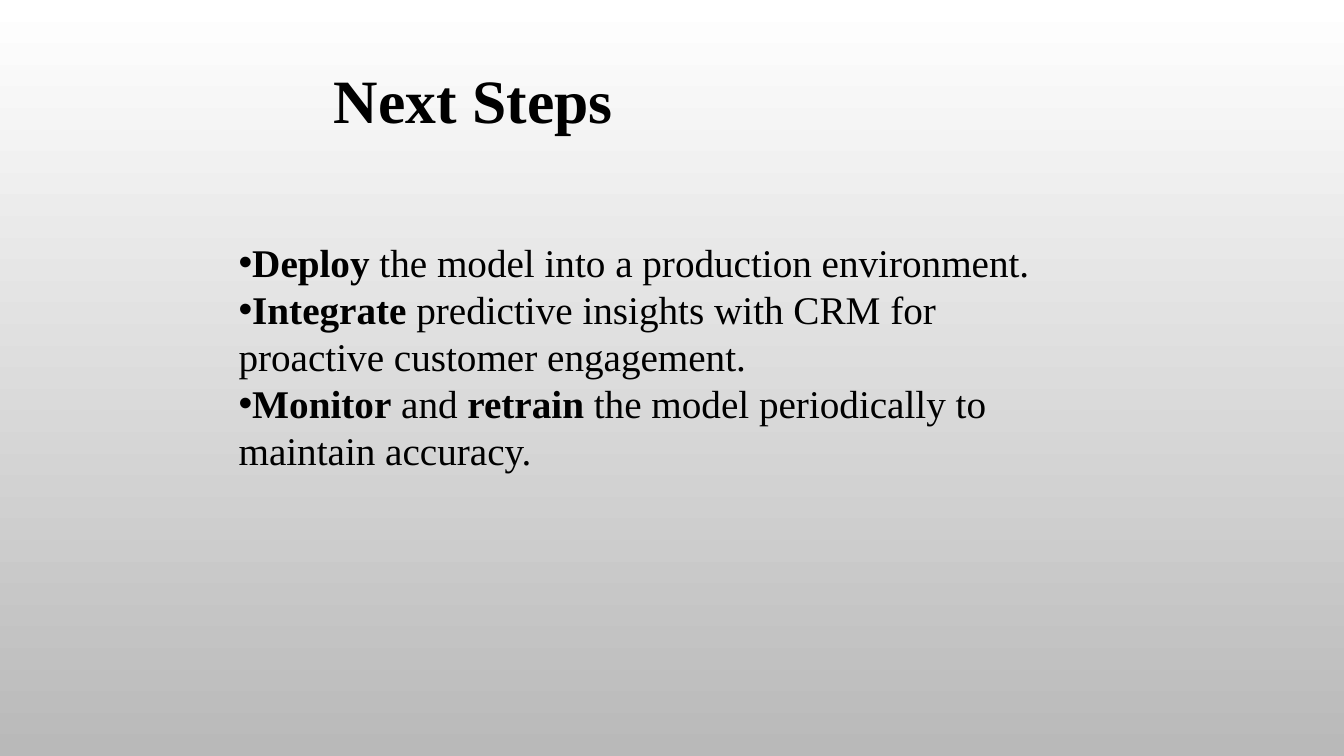
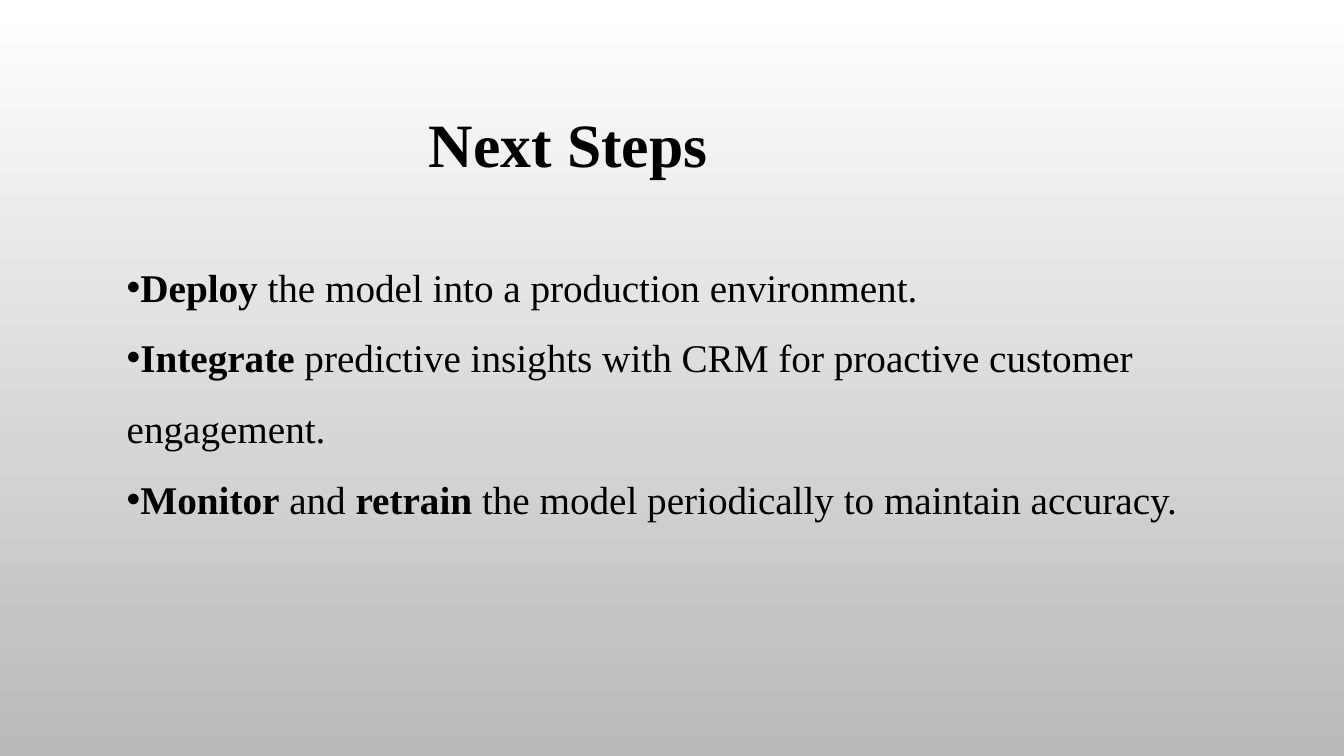
Before and after one commit to Maiya-Abdullahi/SyriaTel-Customer-Churn-Prediction, a slide deck: slide 12 of PowerPoint.pptx. Drawn at 1344x756 pixels with LibreOffice and Linux fonts; fonts in the diff are those of the drawing; background and template pictures are left out. Boxes give left, top, right and bottom in pixels: in the first picture for what was removed or moved away, otherwise in the second. Text is boxed around its words. In the diff, an @@ line names an element or a change of style, - is before the commit and + after.

```diff
--- a/PowerPoint.pptx
+++ b/PowerPoint.pptx
@@ text "Next Steps" moved from (x1=334, y1=82, x2=612, y2=135) to (x1=429, y1=126, x2=707, y2=178) @@
@@ text "Deploy the model into a ..." moved from (x1=239, y1=249, x2=1030, y2=473) to (x1=127, y1=274, x2=1177, y2=521) @@
@@ text "Deploy the model into a ..." at (x1=127, y1=274, x2=1177, y2=521): line spacing 1 to 1.5 @@
```
Also in this commit, not shown: 12 other slides changed.
